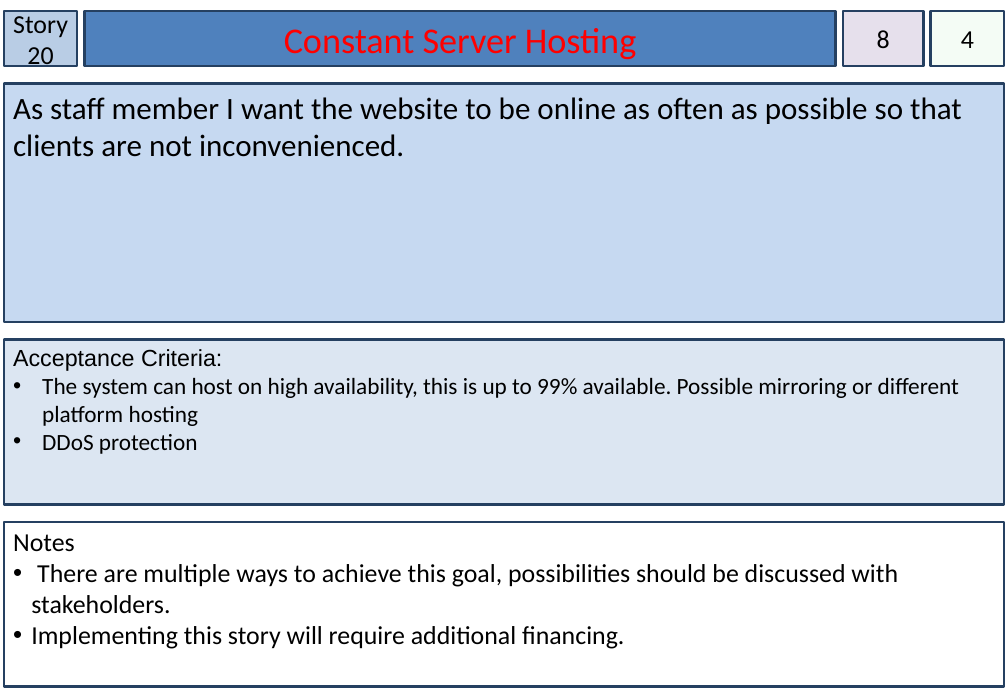
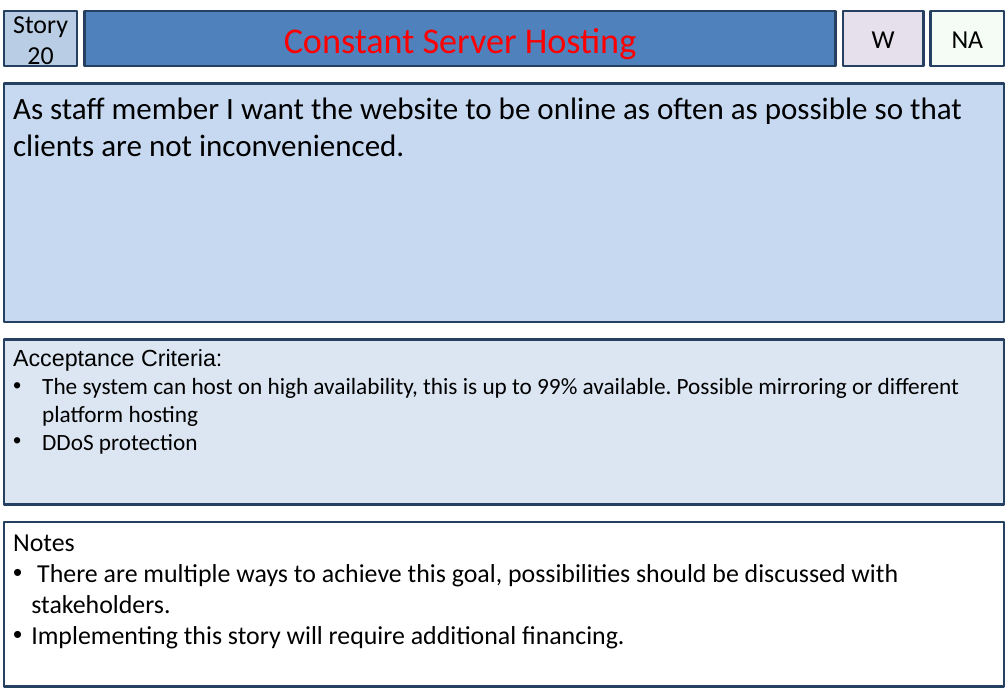
Before and after one commit to cshor24/IFB299-Group-26---Property-Management, a slide deck: slide 22 of Story Cards version a million.pptx. Drawn at 1008x698 pixels with LibreOffice and Linux fonts; fonts in the diff are those of the drawing. Boxes give left, top, right and bottom in pixels: in the first picture for what was removed or moved away, otherwise in the second. Text is boxed around its words. In the diff, an @@ line names an element or a change of style, - is before the commit and + after.

```diff
--- a/Story Cards version a million.pptx
+++ b/Story Cards version a million.pptx
@@ text in rectangle at (872, 31, 895, 48): text changed @@
-8
+W
@@ text in rectangle at (952, 31, 984, 48): text changed @@
-4
+NA
```
Also in this commit, not shown: 19 other slides changed.
